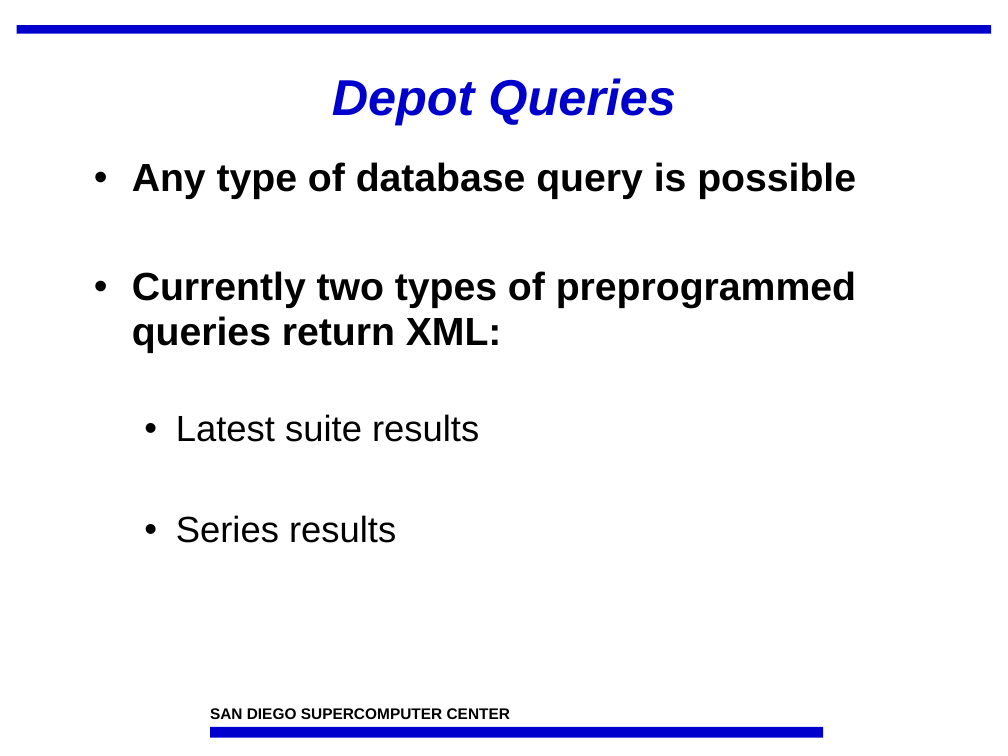
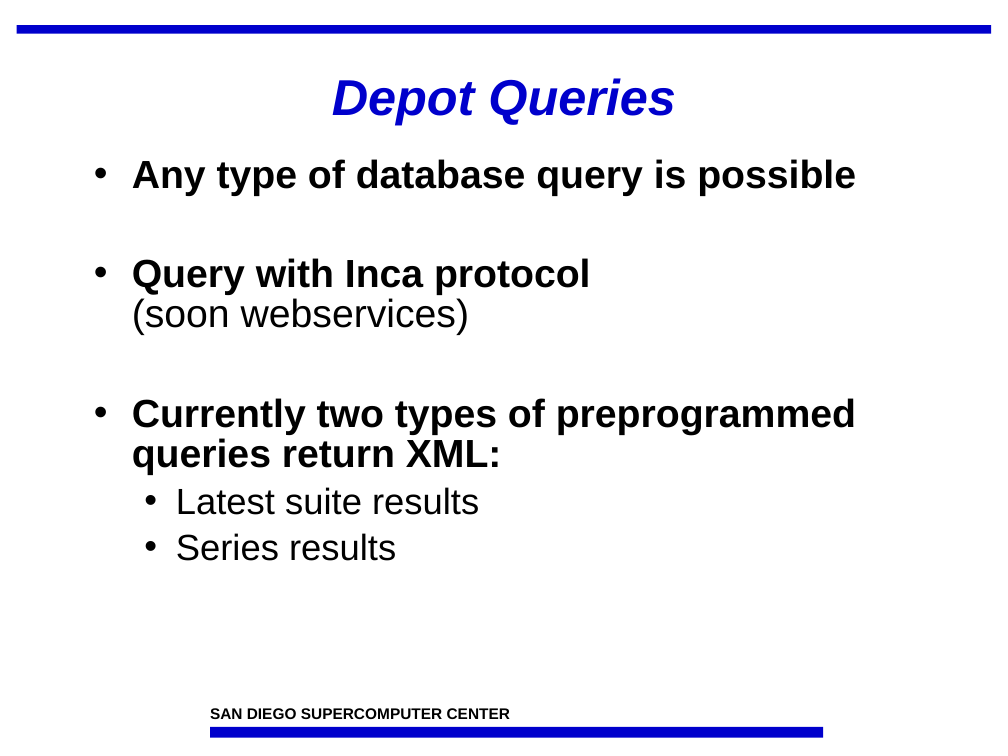
Before and after one commit to IncaProject/inca-xsede, a slide deck: slide 3 of talks/feb-06-workshop/dataConsumers.ppt. Drawn at 1008x756 pixels with LibreOffice and Linux fonts; fonts in the diff are those of the drawing; background and template pictures are left out. Boxes give left, top, right and bottom in pixels: in the first picture for what was removed or moved away, otherwise in the second. Text is boxed around its words. In the diff, an @@ line names an element or a change of style, - is before the commit and + after.

```diff
--- a/talks/feb-06-workshop/dataConsumers.ppt
+++ b/talks/feb-06-workshop/dataConsumers.ppt
@@ text at [132, 159, 856, 561]: line spacing 0.95 to 0.85 @@
@@ text at [132, 258, 591, 335]: paragraph added @@
+• Query with Inca protocol
+  (soon webservices)
```
Also in this commit, not shown: 3 other slides changed, 2 slides added.
